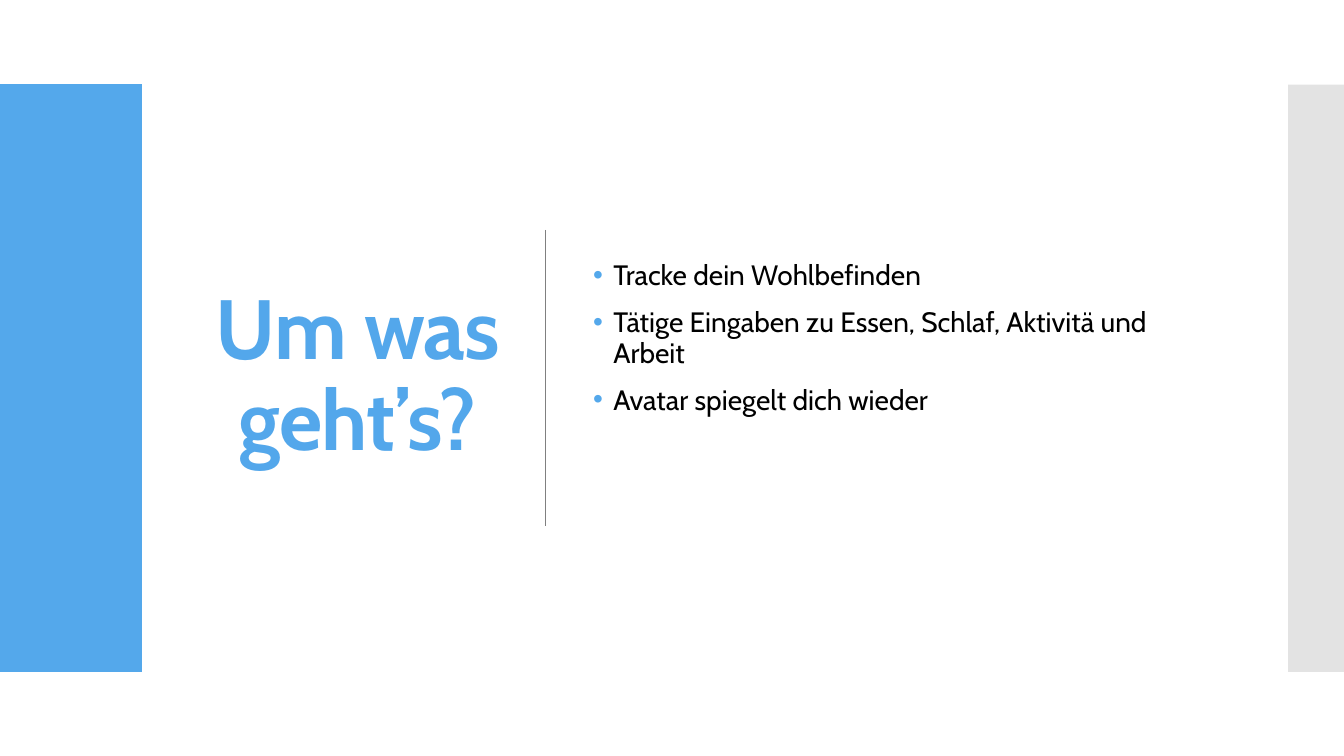
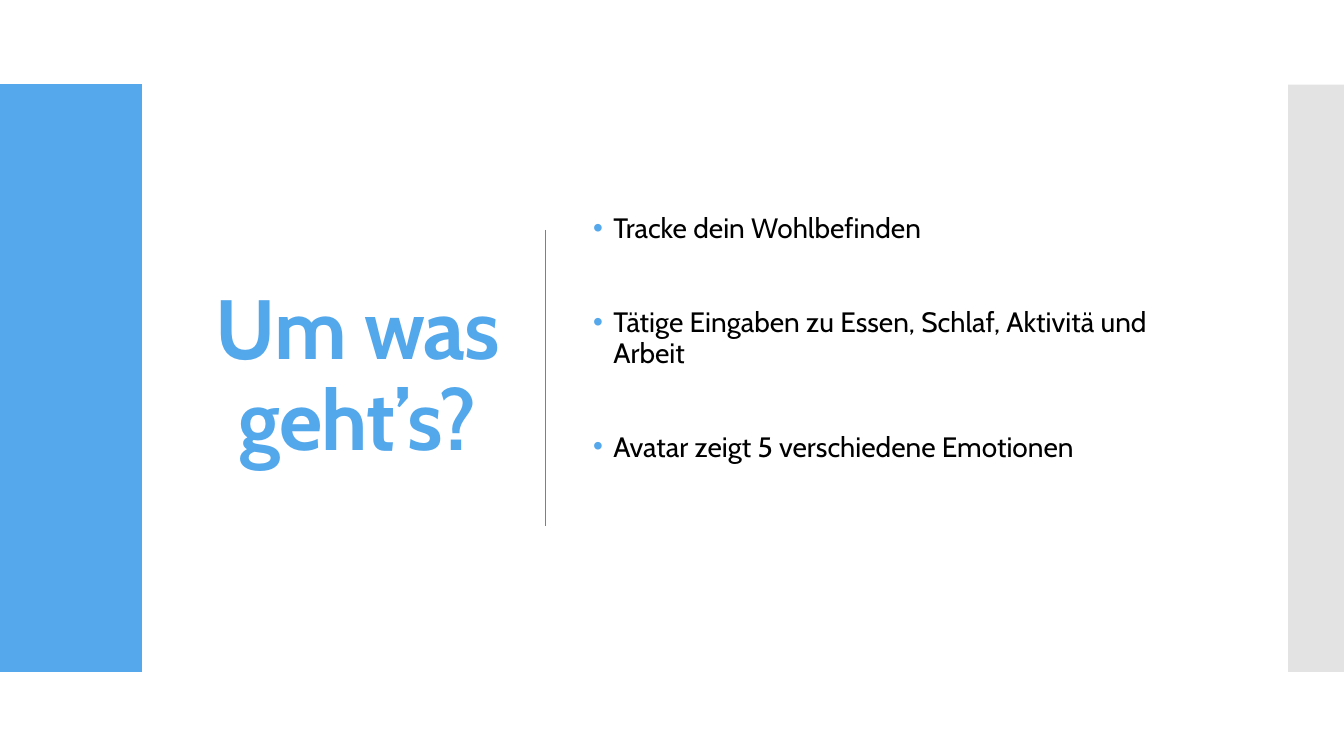
Before and after one commit to MoBoldi/VitaChi, a slide deck: slide 2 of powerpoint/VitaChi_Präs.pptx. Drawn at 1344x756 pixels with LibreOffice and Linux fonts; fonts in the diff are those of the drawing. Boxes give left, top, right and bottom in pixels: in the first picture for what was removed or moved away, otherwise in the second. Text is boxed around its words. In the diff, an @@ line names an element or a change of style, - is before the commit and + after.

```diff
--- a/powerpoint/VitaChi_Präs.pptx
+++ b/powerpoint/VitaChi_Präs.pptx
@@ text at [613, 436, 1074, 463]: text changed @@
-• Avatar spiegelt dich wieder
+• Avatar zeigt 5 verschiedene Emotionen
```
Also in this commit, not shown: 2 other slides changed, 1 slide added, 1 other file.
